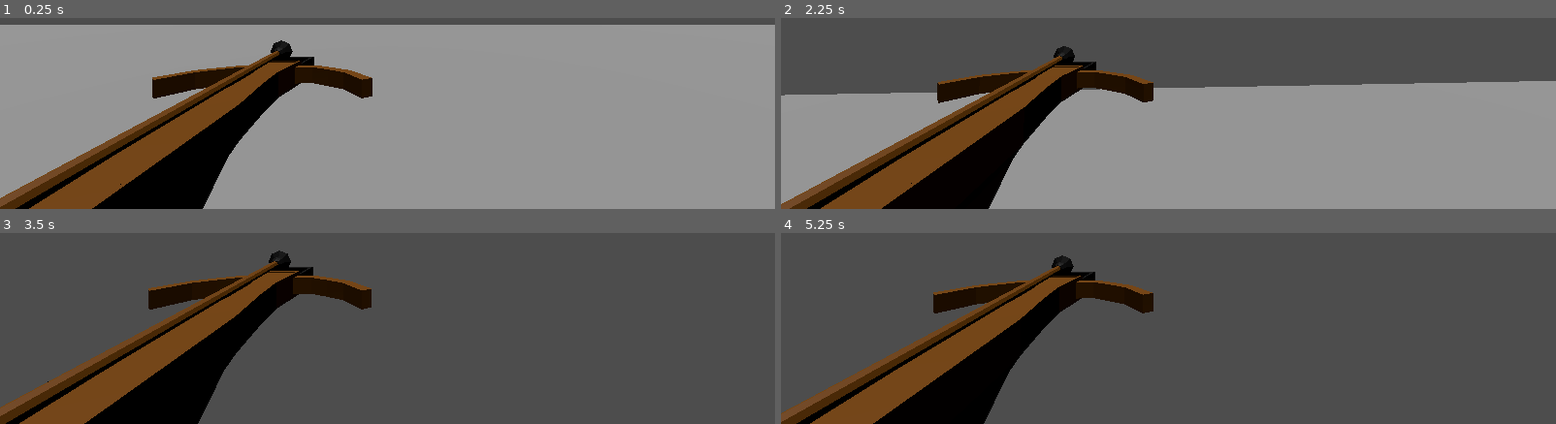
Above: before the commit, frames 1-4 (two rows, left to right).
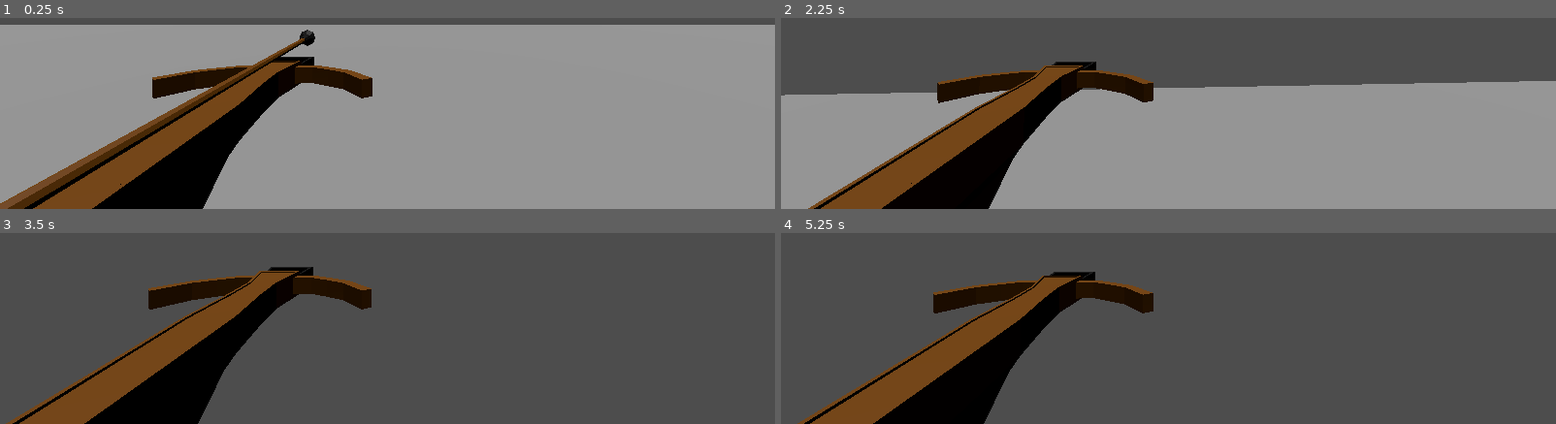
Above: after the commit, the same moments.

Repository: Dendrobyte/OinkITC
Game: Godot game, scene res://main.tscn
Same seed, same stepped clock (60 frames per second), same inputs: the game is played once before the commit and once after it.
Inputs (mouse positions are in pixels of both pictures, inside the frame that each line leads up to):
- Up to frame 1 (0.25 s): no input
- Up to frame 2 (2.25 s): tap Enter (ui_accept) at 0.5 s; move the mouse to (outside the picture) at 0.52 s; hold W (move_forward) from 0.53 s (still down); click (outside the picture) at 0.6 s; tap Space (jump) at 0.77, 1.52 s; move the mouse to (outside the picture) at 1.27 s; click (outside the picture) at 1.35 s; move the mouse to (outside the picture) at 2.02 s; click (outside the picture) at 2.1 s
- Up to frame 3 (3.5 s): keep holding W (move_forward); move the mouse to (outside the picture) at 2.77 s; click (outside the picture) at 2.85 s; tap Space (jump) at 3.02 s
- Up to frame 4 (5.25 s): keep holding W (move_forward); tap Enter (ui_accept) at 3.5, 4.25, 5 s; move the mouse to (outside the picture) at 3.52 s; click (outside the picture) at 3.6 s; tap Space (jump) at 3.77, 4.52 s; move the mouse to (outside the picture) at 4.27 s; click (outside the picture) at 4.35 s; move the mouse to (outside the picture) at 5.02 s; click (outside the picture) at 5.1 s

The runs differ from the first frame. In frame 1, 2.6% of the frame differs, in the area x 0-41%, y 6-100%; in frame 2, 2.7%; in frame 3, 2.9%, in the area x 0-38%, y 9-100%; in frame 4, 2.8%.
Error after the commit: Attempt to call function 'fire' in base 'null instance' on a null instance. (res://model_nodes/CrossbowItem.gd:21)

Commit message:
Get started on bolt firing

Diff:
--- a/oitc_game/first_person_character.tscn
+++ b/oitc_game/first_person_character.tscn
@@ -1,8 +1,8 @@
 [gd_scene load_steps=6 format=3 uid="uid://br1o760sbef62"]
 
 [ext_resource type="Script" path="res://MainPlayerMovement.gd" id="1_ge41p"]
-[ext_resource type="PackedScene" uid="uid://5u6nv6ighet2" path="res://assets/Crossbow_v1.glb" id="2_oqtfp"]
-[ext_resource type="PackedScene" uid="uid://bjxlx7xw4wxfg" path="res://assets/Bolt_v1.glb" id="3_rb7g2"]
+[ext_resource type="PackedScene" uid="uid://bk0k7ykyj1rpc" path="res://model_nodes/CrossbowItem.tscn" id="2_7spyq"]
+[ext_resource type="Script" path="res://model_nodes/CrossbowItem.gd" id="3_6j3e8"]
 
 [sub_resource type="CapsuleShape3D" id="CapsuleShape3D_4eda3"]
 
@@ -17,11 +17,9 @@
 transform = Transform3D(1, 0, 0, 0, 1, 0, 0, 0, 1, 0, 1.00003, 0)
 shape = SubResource("CapsuleShape3D_4eda3")
 
-[node name="Crossbow_v1" parent="CharacterBody3D" instance=ExtResource("2_oqtfp")]
+[node name="Crossbow" parent="CharacterBody3D" instance=ExtResource("2_7spyq")]
 transform = Transform3D(0.64, 0, 0, 0, 0.64, 0, 0, 0, 0.64, -0.623538, 0.770408, -1.11517)
-
-[node name="Bolt_v1" parent="CharacterBody3D/Crossbow_v1" instance=ExtResource("3_rb7g2")]
-transform = Transform3D(1.5625, 0, 0, 0, 1.5625, 0, 0, 0, 0.916031, -0.0193428, -0.340722, 0.495325)
+script = ExtResource("3_6j3e8")
 
 [node name="MeshInstance3D" type="MeshInstance3D" parent="CharacterBody3D"]
 transform = Transform3D(1, 0, 0, 0, 1, 0, 0, 0, 1, -0.00532877, 1.0161, 0.00518882)
--- /dev/null
+++ b/oitc_game/model_nodes/BoltItem.gd
@@ -0,0 +1,32 @@
+extends RigidBody3D
+
+var fired: bool = false
+var speed_change: int = 0
+var start_origin: Vector3 # needed??
+
+# Called when the node enters the scene tree for the first time.
+func _ready():
+	set_gravity_scale(0)
+
+
+# Called every frame. 'delta' is the elapsed time since the previous frame.
+func _process(delta):
+	if (fired):
+		# apply physics until it collides with a player model
+		print("Flying as fired!")
+		var curr_motion = get_transform().origin
+		#move_and_collide(Vector3(curr_motion.x*speed_change*delta, curr_motion.y*speed_change*delta, curr_motion.z*speed_change*delta))
+
+
+
+func fire(speed: int):
+	if (fired == true):
+		queue_free() # Debugging step to remove it for now
+		print("removed!")
+	# TODO: Call parent "reload" functino where the check for more bolts will happen
+	print("Fired from bolt item function!")
+	set_gravity_scale(1)
+	speed = speed
+	fired = true
+
+# TODO: signal when player model is entered, and if the bullet is in the group (make that group!) then remove this object, TODO to call a score made function?
--- /dev/null
+++ b/oitc_game/model_nodes/BoltItem.tscn
@@ -0,0 +1,14 @@
+[gd_scene load_steps=3 format=3 uid="uid://d3egg7nvxfglr"]
+
+[ext_resource type="PackedScene" uid="uid://bjxlx7xw4wxfg" path="res://assets/Bolt_v1.glb" id="1_peer7"]
+
+[sub_resource type="CylinderShape3D" id="CylinderShape3D_0id3p"]
+height = 1.18361
+
+[node name="Bolt Item" type="RigidBody3D"]
+
+[node name="Bolt_v1" parent="." instance=ExtResource("1_peer7")]
+
+[node name="CollisionShape3D" type="CollisionShape3D" parent="."]
+transform = Transform3D(0.121362, 0, 0, 0, -4.37114e-08, 0.124468, 0, -1, -5.44067e-09, 0.00394565, 0.00986392, -0.59775)
+shape = SubResource("CylinderShape3D_0id3p")
--- /dev/null
+++ b/oitc_game/model_nodes/CrossbowItem.gd
@@ -0,0 +1,22 @@
+extends Node3D
+
+"""
+This will handle all the crossbow functionality, starting with just shooting the bolt.
+
+The bolt count, when implemented, should be on the PLAYER movement script! This way we only have to go one level up/down for bolt/count respectively.
+For now, just one until it's shot.
+"""
+
+@export_range(1, 200)
+var bolt_speed: int = 10 # TODO: move this?
+
+# Called when the node enters the scene tree for the first time.
+func _ready():
+	pass # Replace with function body.
+
+
+# Called every frame. 'delta' is the elapsed time since the previous frame.
+func _process(_delta):
+	if Input.is_action_just_pressed("fire"):
+		$BoltItem.fire(bolt_speed)
+		print("Fired at speed ", bolt_speed, "!")
--- /dev/null
+++ b/oitc_game/model_nodes/CrossbowItem.tscn
@@ -0,0 +1,13 @@
+[gd_scene load_steps=4 format=3 uid="uid://bk0k7ykyj1rpc"]
+
+[ext_resource type="PackedScene" uid="uid://5u6nv6ighet2" path="res://assets/Crossbow_v1.glb" id="1_p386e"]
+[ext_resource type="PackedScene" uid="uid://d3egg7nvxfglr" path="res://model_nodes/BoltItem.tscn" id="2_vjy33"]
+[ext_resource type="Script" path="res://model_nodes/BoltItem.gd" id="3_2i4d7"]
+
+[node name="CrossbowItem" type="Node3D"]
+
+[node name="Crossbow_v1" parent="." instance=ExtResource("1_p386e")]
+
+[node name="BoltItem" parent="." instance=ExtResource("2_vjy33")]
+transform = Transform3D(1, 0, 0, 0, 1, 0, 0, 0, 1, 0, 0.723971, 0.00643541)
+script = ExtResource("3_2i4d7")
--- a/oitc_game/project.godot
+++ b/oitc_game/project.godot
@@ -47,3 +47,8 @@
 "events": [Object(InputEventKey,"resource_local_to_scene":false,"resource_name":"","device":-1,"window_id":0,"alt_pressed":false,"shift_pressed":false,"ctrl_pressed":false,"meta_pressed":false,"pressed":false,"keycode":0,"physical_keycode":83,"key_label":0,"unicode":115,"echo":false,"script":null)
 ]
 }
+fire={
+"deadzone": 0.5,
+"events": [Object(InputEventMouseButton,"resource_local_to_scene":false,"resource_name":"","device":-1,"window_id":0,"alt_pressed":false,"shift_pressed":false,"ctrl_pressed":false,"meta_pressed":false,"button_mask":1,"position":Vector2(166, 21),"global_position":Vector2(172, 83),"factor":1.0,"button_index":1,"canceled":false,"pressed":true,"double_click":false,"script":null)
+]
+}
Binary file changed: oitc_game/assets/Bolt_v1.glb
